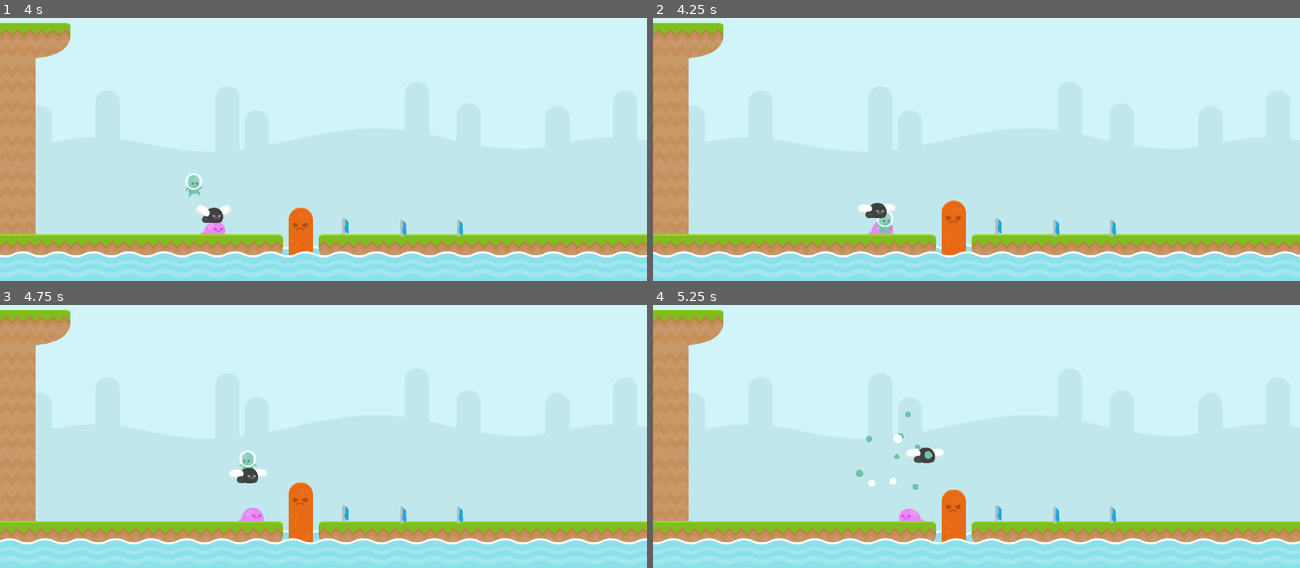
Above: before the commit, frames 1-4 (two rows, left to right).
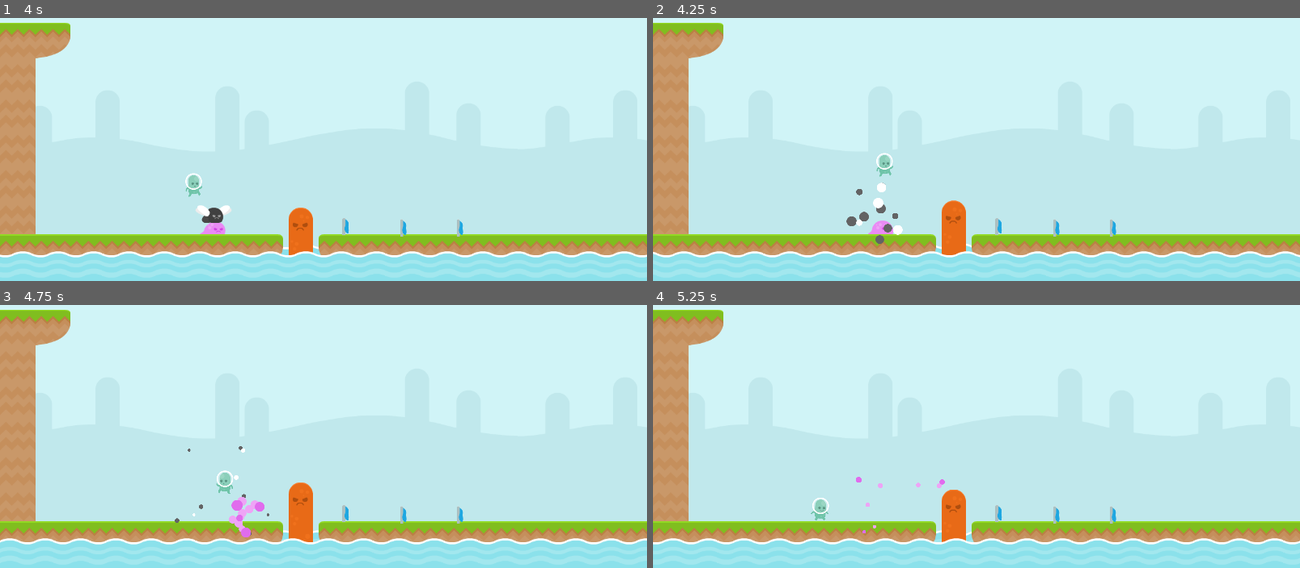
Above: after the commit, the same moments.

Repository: RafaelForbeck/the-way
Game: Godot game, scene res://scenes/phase.tscn
Same seed, same stepped clock (60 frames per second), same inputs: the game is played once before the commit and once after it.
Inputs:
- Up to frame 1 (4 s): tap Enter (jump) at 0.5, 0.6, 0.77, 1.07, 1.52, 1.55, 1.82, 2.1, 3.02, 3.05, 3.32, 3.6, 3.77 s; hold Right (move_right) 0.53-2.03 s; tap S (duck) at 1.35, 2.85 s; hold Left (move_left) 2.03-2.78 s; hold Right (move_right) from 2.78 s (still down)
- Up to frame 2 (4.25 s): keep holding Right (move_right); tap Enter (jump) at 4.07 s
- Up to frame 3 (4.75 s): release Right (move_right) at 4.28 s; hold Left (move_left) from 4.28 s (still down); tap S (duck) at 4.35 s; tap Enter (jump) at 4.52, 4.55 s
- Up to frame 4 (5.25 s): tap Enter (jump) at 4.82, 5.1 s; release Left (move_left) at 5.03 s; hold Right (move_right) from 5.03 s (still down)

Frame 1 is identical in both runs. In frame 2, 0.8% of the frame differs, in the area x 29-39%, y 51-86%; in frame 3, 1.0%, in the area x 27-42%, y 53-89%; in frame 4, 0.8%.

Commit message:
feat: adds explosion effect to enemies

Diff:
--- a/entities/enemy/crawling_enemy.tscn
+++ b/entities/enemy/crawling_enemy.tscn
@@ -24,8 +24,11 @@
 
 [node name="CrawlingEnemy" instance=ExtResource("1_78gqc")]
 script = ExtResource("2_td8dd")
+explosion_primary_color = Color(0.933207, 0.642973, 0.965241, 1)
+explosion_secondary_color = Color(0.878838, 0.42531, 0.929621, 1)
 
 [node name="AnimatedSprite2D" parent="." index="0"]
+z_index = 0
 sprite_frames = SubResource("SpriteFrames_8unrg")
 autoplay = "default"
 frame_progress = 0.118412
--- a/entities/enemy/fly_floating_enemy.tscn
+++ b/entities/enemy/fly_floating_enemy.tscn
@@ -22,6 +22,8 @@
 radius = 14.7539
 
 [node name="FlyFloatingEnemy" instance=ExtResource("1_x2th6")]
+explosion_primary_color = Color(0.391185, 0.391185, 0.391185, 1)
+explosion_secondary_color = Color(1, 1, 1, 1)
 
 [node name="AnimatedSprite2D" parent="." index="0"]
 z_index = 0
--- a/entities/player.tscn
+++ b/entities/player.tscn
@@ -83,6 +83,7 @@
 size = Vector2(36, 82)
 
 [node name="Player" type="CharacterBody2D"]
+z_index = 1
 scale = Vector2(0.5, 0.5)
 collision_mask = 16
 script = ExtResource("1_57enj")
@@ -90,11 +91,13 @@
 explosion_secondary_color = Color(1, 1, 1, 1)
 
 [node name="AnimatedSprite2D" type="AnimatedSprite2D" parent="."]
+z_index = 1
 sprite_frames = SubResource("SpriteFrames_n1v54")
 animation = &"hurted"
 autoplay = "idle"
 
 [node name="CollisionShape2D" type="CollisionShape2D" parent="."]
+z_index = 1
 position = Vector2(0, 7)
 shape = SubResource("CapsuleShape2D_4rocp")
 
@@ -104,6 +107,7 @@
 limit_bottom = 512
 
 [node name="Hitbox" type="Area2D" parent="."]
+z_index = 1
 collision_layer = 2
 collision_mask = 104
 
--- a/scripts/enemy.gd
+++ b/scripts/enemy.gd
@@ -11,6 +11,9 @@
 @export var v_oscillation: bool
 @export var v_range: float
 @export var v_speed: float
+
+@export var explosion_primary_color: Color
+@export var explosion_secondary_color: Color
 
 var h_timer := 0.0
 var v_timer := 0.0
@@ -40,7 +43,8 @@
 		global_position.y = start_position.y + sin(v_timer) * v_range
 
 func take_damage():
-	print("enemy died")
+	get_parent().remove_child(self)
+	ExplosionManager.create_emplosion(position, explosion_primary_color, explosion_secondary_color)
 
 func get_is_imortal() -> bool:
 	return is_imortal
--- a/scripts/player.gd
+++ b/scripts/player.gd
@@ -211,8 +211,9 @@
 		push_warning("Func not found (get_is_imortal)")
 		return
 
+	jump()
+
 	if enemy_node.get_is_imortal():
-		jump()
 		go_to_hurted_state()
 		return
 
